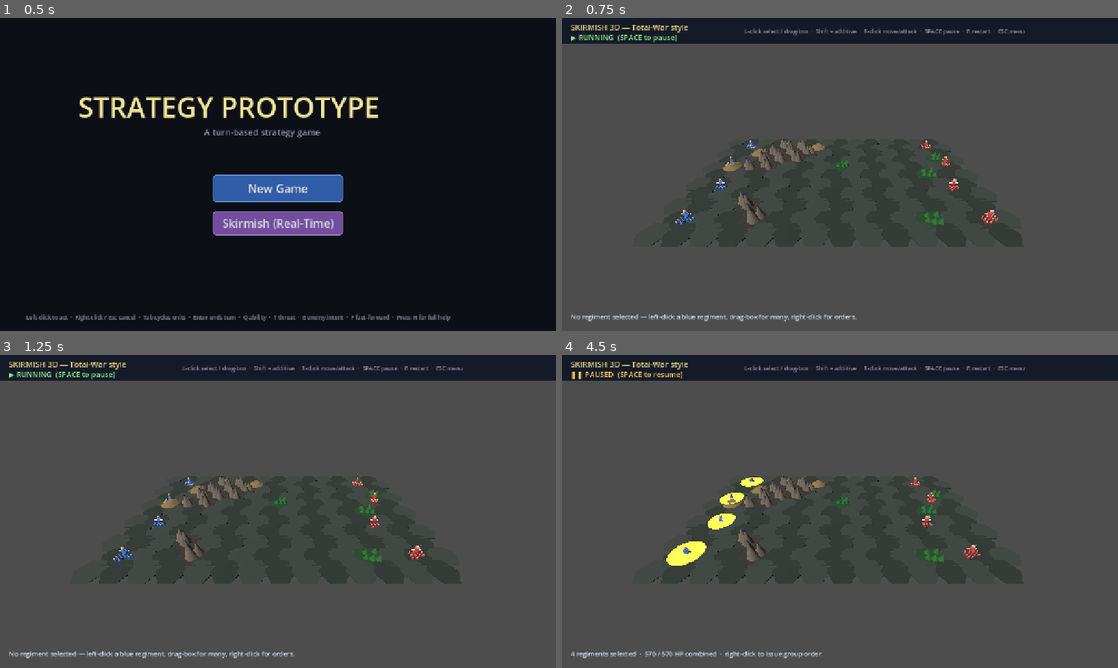
Above: before the commit, frames 1-4 (two rows, left to right).
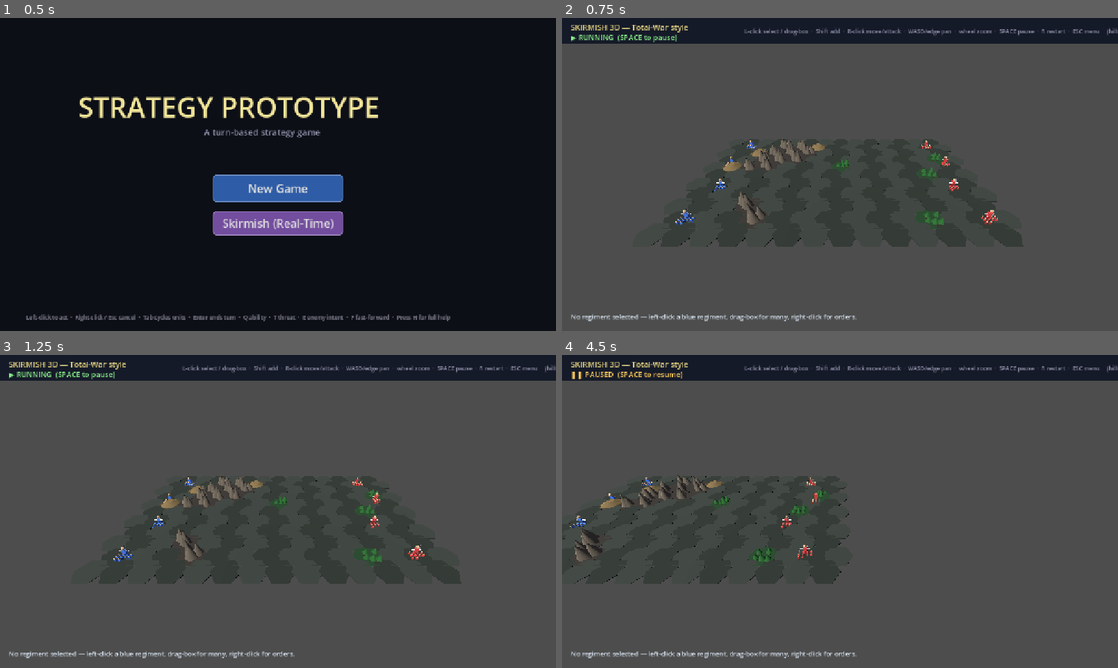
Above: after the commit, the same moments.

Repository: kabuumu/strategy-prototype
Game: Godot game, scene res://src/title/title.tscn
Same seed, same stepped clock (60 frames per second), same inputs: the game is played once before the commit and once after it.
Inputs (mouse positions are in pixels of both pictures, inside the frame that each line leads up to):
- Up to frame 1 (0.5 s): no input
- Up to frame 2 (0.75 s): click "Skirmish (Real-Time)" at 0.5 s
- Up to frame 3 (1.25 s): no input
- Up to frame 4 (4.5 s): tap A every 0.75 s from 1.25 to 3.5 s; move the mouse to (962, 495) at 1.27 s; hold D 1.28-2 s; tap R at 1.35, 3.05 s; click (962, 495) at 1.42 s; tap Space at 1.52 s; drag from (728, 527) to (812, 574) at 2.02 s; move the mouse to (895, 442) at 2.77 s; hold D 2.78-3.5 s; tap Enter at 2.85, 4.25 s; click (895, 442) at 2.92 s; drag from (812, 574) to (673, 464) at 3.52 s; move the mouse to (1006, 558) at 4.27 s; hold A from 4.28 s (still down); tap Tab at 4.35 s; click (1006, 558) at 4.42 s

Frame 1 is identical in both runs. In frame 2, 0.3% of the frame differs, in the area x 48-100%, y 3-6%; in frame 3, 0.4%; in frame 4, 4.1%, in the area x 0-100%, y 3-97%.

Commit message:
3D skirmish: camera control, morale/rout, terrain effects
Camera:
- focus + zoom rig. WASD/arrows/screen-edge pan (zoom-scaled), mouse-wheel
  zoom; works even while paused.

Morale / rout:
- regiments track morale; it drains from casualties (-11 each) and hits
  (-2), regens when no enemy is near. At <=18 the unit routs — flees from
  the nearest enemy, ignores orders and won't fight, tinted in panic — and
  rallies again once morale recovers (>=55) away from the enemy.

Terrain effects (reuses the procedural terrain already generated):
- forest = cover (defenders take 30% less) + slows movement
- hill = high ground (attackers deal +25%)
- mountain = rough (heavy slow)
- lava = burns the occupant (6 dmg/sec)
- per-unit terrain mults stamped each tick by skirmish3d._apply_terrain;
  units apply them to move speed, damage dealt and damage taken

Controls hint updated.

Co-Authored-By: Claude Opus 4.8 <noreply@anthropic.com>

Diff:
--- a/src/skirmish3d/skirmish3d.gd
+++ b/src/skirmish3d/skirmish3d.gd
@@ -89,6 +89,14 @@
 var _ground_body: StaticBody3D
 var _terrain_node: Node3D
 
+# Camera rig — focus point on the field + zoom; pan with WASD/arrows/edge,
+# zoom with the mouse wheel.
+const CAM_OFFSET: Vector3 = Vector3(0.0, 24.0, 34.0)
+const CAM_PAN_SPEED: float = 38.0
+const CAM_EDGE_MARGIN: float = 8.0
+var _cam_focus: Vector3 = Vector3.ZERO
+var _cam_zoom: float = 1.0   # 0.5 (close) .. 1.8 (far)
+
 var _ui: CanvasLayer
 var _status_label: Label
 var _selection_label: Label
@@ -232,6 +240,52 @@
 		x += TERRAIN_X_SPACING * 0.5
 	var z: float = TERRAIN_ORIGIN_Z + float(cell.y) * TERRAIN_Z_SPACING
 	return Vector3(x, 0.03, z)
+
+# Inverse of _terrain_cell_world: nearest terrain cell to a world position.
+func _terrain_cell_at_world(pos: Vector3) -> Vector2i:
+	var row: int = int(round((pos.z - TERRAIN_ORIGIN_Z) / TERRAIN_Z_SPACING))
+	row = clampi(row, 0, TERRAIN_ROWS - 1)
+	var off: float = TERRAIN_X_SPACING * 0.5 if (row & 1) == 1 else 0.0
+	var col: int = int(round((pos.x - TERRAIN_ORIGIN_X - off) / TERRAIN_X_SPACING))
+	col = clampi(col, 0, TERRAIN_COLS - 1)
+	return Vector2i(col, row)
+
+const LAVA_DPS: int = 6
+const FOREST_DEF_MULT: float = 0.7
+const FOREST_SPEED_MULT: float = 0.7
+const HILL_ATK_MULT: float = 1.25
+const MOUNTAIN_SPEED_MULT: float = 0.4
+
+# Each tick, stamp terrain effects (cover / high-ground / rough / lava) onto
+# every living unit based on the cell it's standing on.
+func _apply_terrain(delta: float) -> void:
+	for u: SkirmishUnit3D in _all_living_units():
+		var cell := _terrain_cell_at_world(u.global_position)
+		u.terrain_def_mult = 1.0
+		u.terrain_atk_mult = 1.0
+		u.terrain_speed_mult = 1.0
+		if cell in _forests:
+			u.terrain_def_mult = FOREST_DEF_MULT
+			u.terrain_speed_mult = FOREST_SPEED_MULT
+		if cell in _hills:
+			u.terrain_atk_mult = HILL_ATK_MULT
+		if cell in _mountains:
+			u.terrain_speed_mult = MOUNTAIN_SPEED_MULT
+		if cell in _lava:
+			u._lava_accum += delta
+			if u._lava_accum >= 1.0:
+				u._lava_accum -= 1.0
+				u.take_damage(LAVA_DPS)
+		else:
+			u._lava_accum = 0.0
+
+func _all_living_units() -> Array[SkirmishUnit3D]:
+	var out: Array[SkirmishUnit3D] = []
+	for u: SkirmishUnit3D in player_units:
+		if u.is_alive(): out.append(u)
+	for u: SkirmishUnit3D in enemy_units:
+		if u.is_alive(): out.append(u)
+	return out
 
 func _terrain_cell_color(cell: Vector2i) -> Color:
 	if cell in _mountains:
@@ -368,7 +422,7 @@
 	_ui.add_child(_status_label)
 
 	var hint := Label.new()
-	hint.text = "L-click select / drag-box  ·  Shift = additive  ·  R-click move/attack  ·  SPACE pause  ·  R restart  ·  ESC menu"
+	hint.text = "L-click select / drag-box  ·  Shift add  ·  R-click move/attack  ·  WASD/edge pan  ·  wheel zoom  ·  SPACE pause  ·  R restart  ·  ESC menu     (hills boost · forests shield · lava burns · routed units flee)"
 	hint.add_theme_font_size_override("font_size", 13)
 	hint.modulate = Color(0.56, 0.56, 0.66)
 	hint.position = Vector2(420.0, 22.0)
@@ -441,7 +495,30 @@
 	u.died.connect(_on_unit_died)
 	return u
 
+func _update_camera(delta: float) -> void:
+	if _camera == null:
+		return
+	# Keyboard / edge-scroll pan (scaled by zoom so it feels consistent)
+	var pan := Vector2.ZERO
+	if Input.is_key_pressed(KEY_W) or Input.is_key_pressed(KEY_UP):    pan.y -= 1.0
+	if Input.is_key_pressed(KEY_S) or Input.is_key_pressed(KEY_DOWN):  pan.y += 1.0
+	if Input.is_key_pressed(KEY_A) or Input.is_key_pressed(KEY_LEFT):  pan.x -= 1.0
+	if Input.is_key_pressed(KEY_D) or Input.is_key_pressed(KEY_RIGHT): pan.x += 1.0
+	var mp := get_viewport().get_mouse_position()
+	var vs := get_viewport().get_visible_rect().size
+	if mp.x < CAM_EDGE_MARGIN: pan.x -= 1.0
+	elif mp.x > vs.x - CAM_EDGE_MARGIN: pan.x += 1.0
+	if mp.y < CAM_EDGE_MARGIN: pan.y -= 1.0
+	elif mp.y > vs.y - CAM_EDGE_MARGIN: pan.y += 1.0
+	if pan != Vector2.ZERO:
+		var step := CAM_PAN_SPEED * _cam_zoom * delta
+		_cam_focus.x = clamp(_cam_focus.x + pan.x * step, -FIELD_HALF_WIDTH, FIELD_HALF_WIDTH)
+		_cam_focus.z = clamp(_cam_focus.z + pan.y * step, -FIELD_HALF_DEPTH, FIELD_HALF_DEPTH)
+	_camera.position = _cam_focus + CAM_OFFSET * _cam_zoom
+	_camera.look_at(_cam_focus, Vector3.UP)
+
 func _process(delta: float) -> void:
+	_update_camera(delta)   # camera is always controllable, even while paused
 	if _ended:
 		_age_waypoints(delta)
 		return
@@ -452,6 +529,7 @@
 	var all_units: Array[SkirmishUnit3D] = []
 	all_units.append_array(player_units)
 	all_units.append_array(enemy_units)
+	_apply_terrain(delta)   # cover / high-ground / rough / lava onto each unit
 	_ai_tick(delta)
 	for u: SkirmishUnit3D in all_units:
 		if u.is_alive():
@@ -495,6 +573,10 @@
 				_end_left_press(event.position, event.shift_pressed)
 		elif event.button_index == MOUSE_BUTTON_RIGHT and event.pressed:
 			_handle_right_click(event.position)
+		elif event.button_index == MOUSE_BUTTON_WHEEL_UP and event.pressed:
+			_cam_zoom = clamp(_cam_zoom - 0.12, 0.5, 1.8)
+		elif event.button_index == MOUSE_BUTTON_WHEEL_DOWN and event.pressed:
+			_cam_zoom = clamp(_cam_zoom + 0.12, 0.5, 1.8)
 
 func _set_paused(v: bool) -> void:
 	_paused = v
--- a/src/skirmish3d/skirmish_unit_3d.gd
+++ b/src/skirmish3d/skirmish_unit_3d.gd
@@ -42,6 +42,17 @@
 var _cooldown: float = 0.0
 var _selected: bool = false
 var engage_radius_world: float = 100.0 * WORLD_SCALE
+
+# Terrain modifiers (set each tick by skirmish3d based on the cell underfoot)
+var terrain_def_mult: float = 1.0
+var terrain_atk_mult: float = 1.0
+var terrain_speed_mult: float = 1.0
+var _lava_accum: float = 0.0
+
+# Morale: drains as casualties mount; at 0 the regiment routs (flees, won't
+# fight) until it recovers away from the enemy.
+var morale: float = 100.0
+var routing: bool = false
 
 var _body: MeshInstance3D
 var _select_ring: MeshInstance3D
@@ -304,15 +315,19 @@
 func take_damage(amount: int) -> void:
 	if hp <= 0:
 		return
+	# Terrain cover reduces incoming damage (e.g. forest)
+	amount = max(1, int(round(amount * terrain_def_mult)))
 	hp = max(0, hp - amount)
 	_refresh_hp_bar()
 	_flash_hit()
+	morale -= 2.0   # being hit shakes the regiment
 	var target_alive := _expected_alive_count()
 	while alive_soldier_count() > target_alive:
 		for i in range(_soldiers.size() - 1, -1, -1):
 			var s: Soldier = _soldiers[i]
 			if s.active:
 				_kill_soldier(i)
+				morale -= 11.0   # each lost rank hits morale hard
 				break
 	if hp <= 0:
 		emit_signal("died", self)
@@ -345,6 +360,31 @@
 
 	if _cooldown > 0.0:
 		_cooldown = max(0.0, _cooldown - delta)
+
+	# --- Morale / rout ---------------------------------------------------
+	var enemy_near: bool = _find_nearest_enemy_in_radius(neighbours, engage_radius_world * 2.5) != null
+	if routing:
+		morale = min(100.0, morale + 22.0 * delta)
+		if morale >= 55.0 and not enemy_near:
+			_set_routing(false)
+	else:
+		if not enemy_near:
+			morale = min(100.0, morale + 14.0 * delta)
+		if morale <= 18.0:
+			_set_routing(true)
+
+	if routing:
+		# Flee from the nearest enemy (or toward home edge) and never fight.
+		var foe := _find_nearest_enemy_in_radius(neighbours, 9999.0)
+		var flee := Vector3((-1.0 if team == 0 else 1.0), 0.0, 0.0)
+		if foe != null:
+			flee = global_position - foe.global_position
+			flee.y = 0.0
+		if flee.length() < 0.01:
+			flee = Vector3((-1.0 if team == 0 else 1.0), 0.0, 0.0)
+		global_position += flee.normalized() * move_speed_world * 1.25 * terrain_speed_mult * delta
+		_apply_separation(delta, neighbours)
+		return fired
 
 	# Keep alive orders in sync with battlefield state.
 	if order == Order.ATTACK and (attack_target == null or not attack_target.is_alive()):
@@ -375,12 +415,29 @@
 			pass
 
 	if want_move:
-		var step: Vector3 = move_intent.normalized() * move_speed_world * delta
+		var step: Vector3 = move_intent.normalized() * move_speed_world * terrain_speed_mult * delta
 		if order == Order.MOVE and step.length() > move_intent.length():
 			step = move_intent
 		global_position += step
 
-	# Soft unit separation (2D, x/z only)
+	_apply_separation(delta, neighbours)
+
+	if attack_target != null and attack_target.is_alive():
+		var dist: float = global_position.distance_to(attack_target.global_position)
+		var target_gap: float = attack_range_world + attack_target.radius
+		if dist <= target_gap and _cooldown <= 0.0:
+			_cooldown = attack_cooldown
+			# High ground (terrain_atk_mult) boosts the strike
+			var scaled: int = max(1, int(round(
+				damage_per_attack * (float(alive_soldier_count()) / float(soldier_count)) * terrain_atk_mult
+			)))
+			attack_target.take_damage(scaled)
+			_play_attack_animation()
+			fired = {"fired": true, "target": attack_target, "ranged": is_ranged}
+	return fired
+
+# Soft unit separation (x/z only) so regiments don't stack.
+func _apply_separation(delta: float, neighbours: Array) -> void:
 	for other: CharacterBody3D in neighbours:
 		if other == self or not other.is_alive():
 			continue
@@ -392,18 +449,16 @@
 			var push := (min_dist - d) * 0.5
 			global_position += diff.normalized() * push * min(1.0, delta * 8.0)
 
-	if attack_target != null and attack_target.is_alive():
-		var dist: float = global_position.distance_to(attack_target.global_position)
-		var target_gap: float = attack_range_world + attack_target.radius
-		if dist <= target_gap and _cooldown <= 0.0:
-			_cooldown = attack_cooldown
-			var scaled: int = max(1, int(round(
-				damage_per_attack * (float(alive_soldier_count()) / float(soldier_count))
-			)))
-			attack_target.take_damage(scaled)
-			_play_attack_animation()
-			fired = {"fired": true, "target": attack_target, "ranged": is_ranged}
-	return fired
+# Toggle routing state + a visual cue (figure tints toward panic grey-red).
+func _set_routing(v: bool) -> void:
+	if routing == v:
+		return
+	routing = v
+	if v:
+		clear_order()
+	var mat := _body.material_override as StandardMaterial3D
+	if mat != null:
+		mat.albedo_color = Color(0.55, 0.45, 0.45) if v else team_color
 
 func _play_attack_animation() -> void:
 	if _body == null:
Not shown, added: .codex/config.toml
